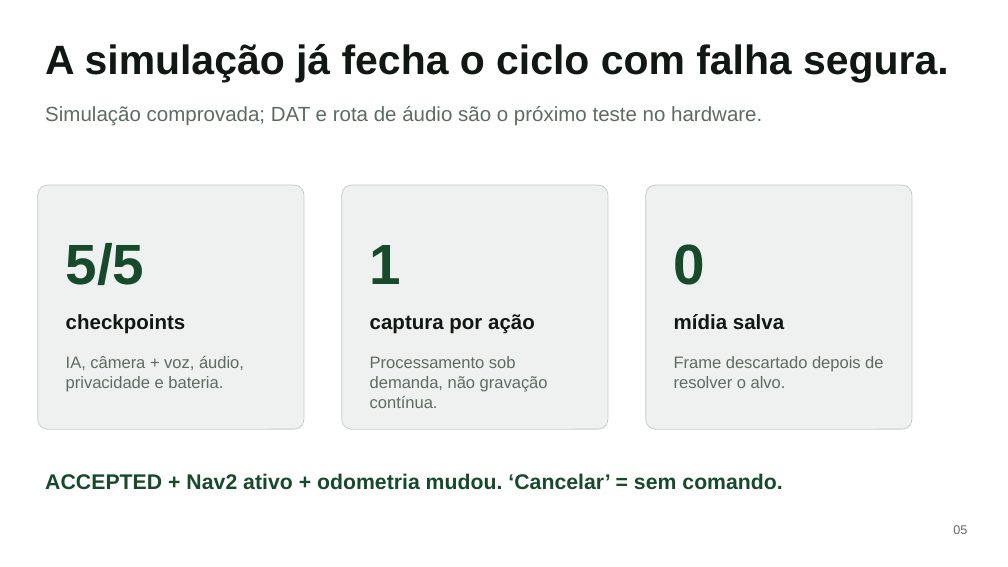
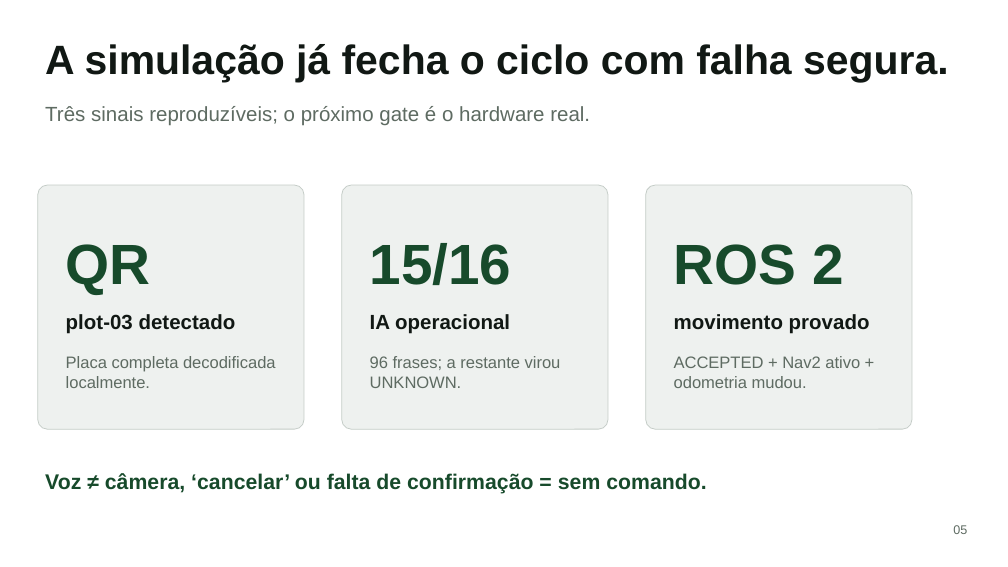
Before and after one commit to vvvvvdal/maestro-agricola, a slide deck: slide 5 of docs/pitch/Maestro-Agricola-Pitch.pptx. Drawn at 1008x567 pixels with LibreOffice and Linux fonts; fonts in the diff are those of the drawing. Boxes give left, top, right and bottom in pixels: in the first picture for what was removed or moved away, otherwise in the second. Text is boxed around its words. In the diff, an @@ line names an element or a change of style, - is before the commit and + after.

Commit message:
docs(pitch): detail local AI and safety evidence

```diff
--- a/docs/pitch/Maestro-Agricola-Pitch.pptx
+++ b/docs/pitch/Maestro-Agricola-Pitch.pptx
@@ text at (x1=45, y1=106, x2=590, y2=126): text changed @@
-Simulação comprovada; DAT e rota de áudio são o próximo teste no hardware.
+Três sinais reproduzíveis; o próximo gate é o hardware real.
@@ text at (x1=66, y1=244, x2=151, y2=294): text changed @@
-5/5
+QR
@@ text at (x1=370, y1=243, x2=512, y2=285): text changed @@
-1
+15/16
@@ text at (x1=674, y1=244, x2=844, y2=285): text changed @@
-0
+ROS 2
@@ text at (x1=66, y1=314, x2=236, y2=334): text changed @@
-checkpoints
+plot-03 detectado
@@ text at (x1=370, y1=314, x2=510, y2=334): text changed @@
-captura por ação
+IA operacional
@@ text at (x1=674, y1=314, x2=870, y2=334): text changed @@
-mídia salva
+movimento provado
@@ text at (x1=66, y1=356, x2=276, y2=388): text changed @@
-IA, câmera + voz, áudio, privacidade e bateria.
+Placa completa decodificada localmente.
@@ text at (x1=370, y1=356, x2=561, y2=388): text changed @@
-Processamento sob demanda, não gravação contínua.
+96 frases; a restante virou UNKNOWN.
@@ text at (x1=674, y1=356, x2=860, y2=388): text changed @@
-Frame descartado depois de resolver o alvo.
+ACCEPTED + Nav2 ativo + odometria mudou.
@@ text at (x1=45, y1=473, x2=706, y2=494): text changed @@
-ACCEPTED + Nav2 ativo + odometria mudou. ‘Cancelar’ = sem comando.
+Voz ≠ câmera, ‘cancelar’ ou falta de confirmação = sem comando.
```
Also in this commit, not shown: 2 other slides changed, 2 other files.
